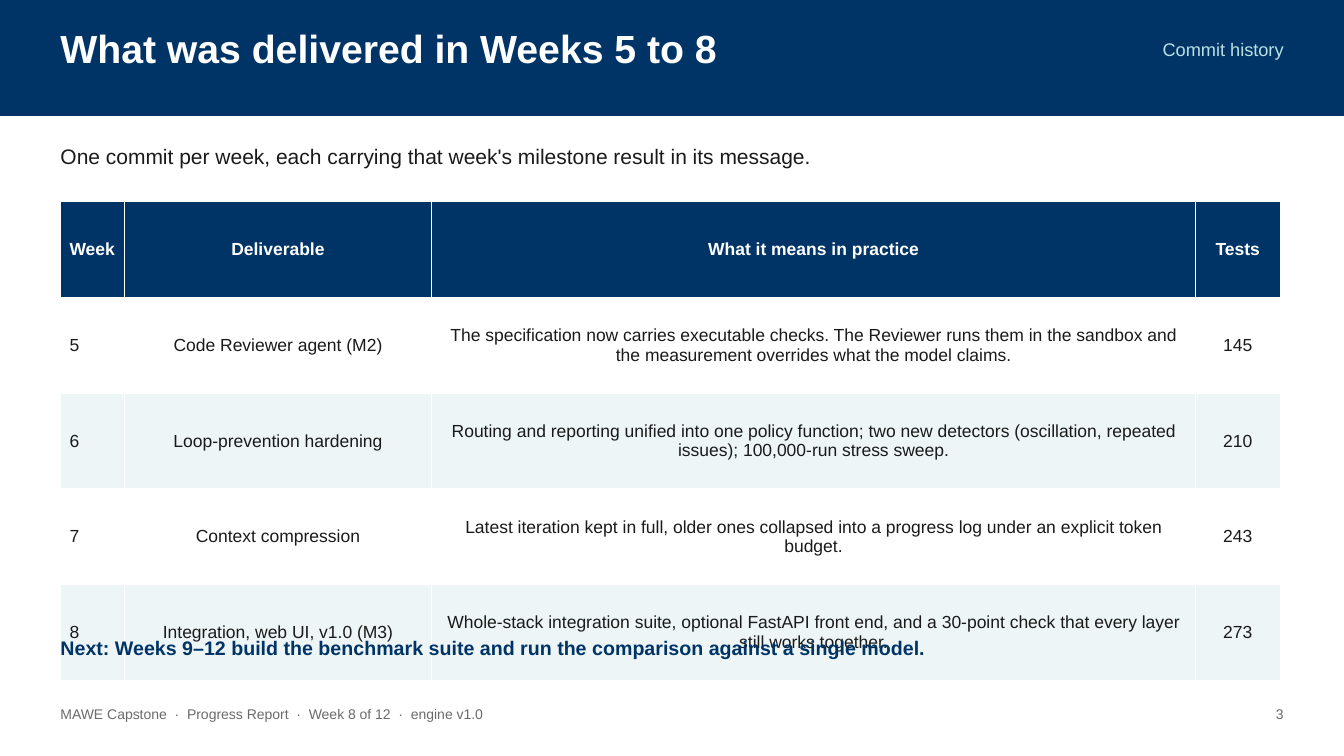
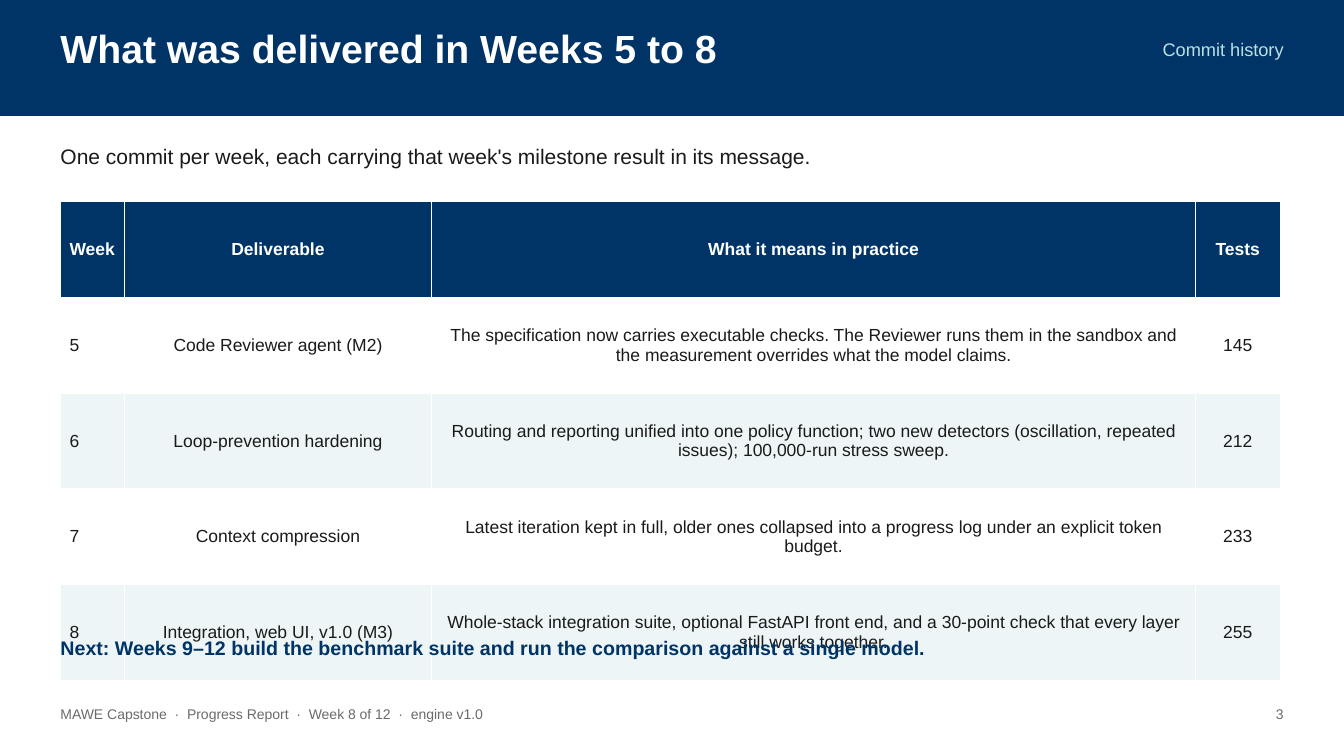
Before and after one commit to marcoaperozo/Capstone-MAWE, a slide deck: slide 3 of docs/reports/WEEK8-PROGRESS-REPORT.pptx. Drawn at 1344x756 pixels with LibreOffice and Linux fonts; fonts in the diff are those of the drawing. Boxes give left, top, right and bottom in pixels: in the first picture for what was removed or moved away, otherwise in the second. Text is boxed around its words. In the diff, an @@ line names an element or a change of style, - is before the commit and + after.

```diff
--- a/docs/reports/WEEK8-PROGRESS-REPORT.pptx
+++ b/docs/reports/WEEK8-PROGRESS-REPORT.pptx
@@ table at bbox=[60, 202, 1280, 681] @@
-row 3, column 4: 210
+row 3, column 4: 212
-row 4, column 4: 243
+row 4, column 4: 233
-row 5, column 4: 273
+row 5, column 4: 255
```
Also in this commit, not shown: 3 other slides changed, 3 other files.
